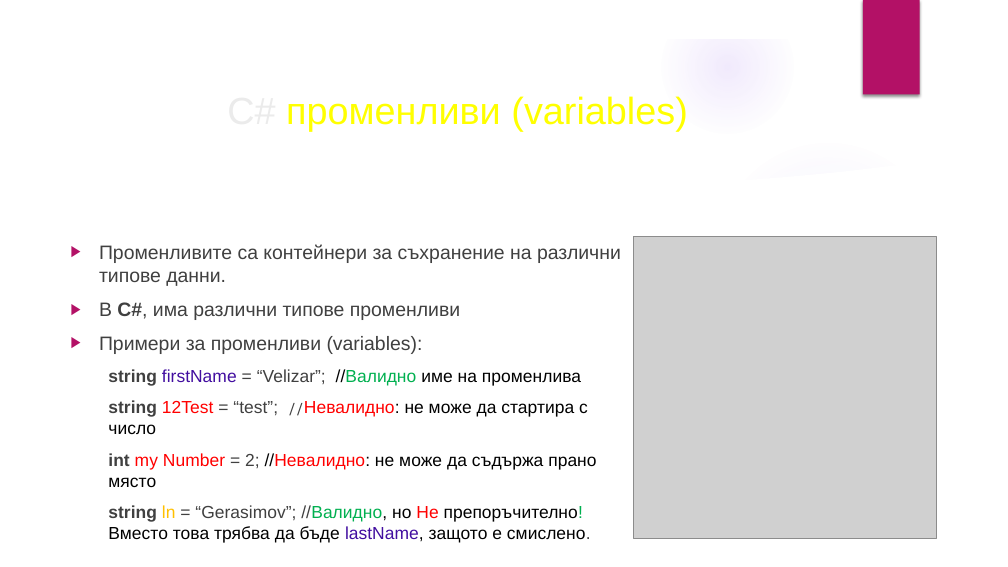
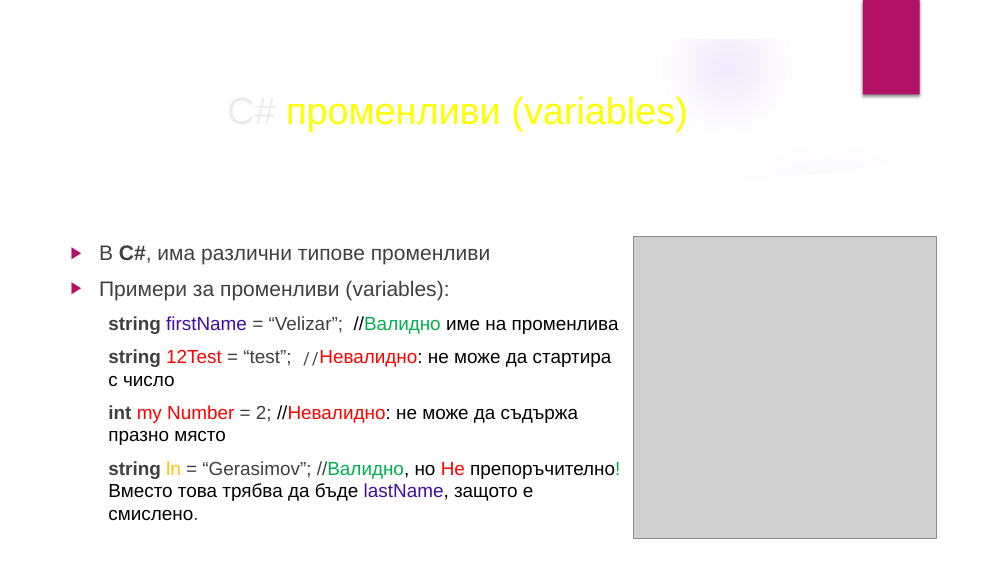
Before and after one commit to velizar92/CSharp-Programming-Presentations, a slide deck: slide 30 of C# Basics.pptx (slide 21 before the commit). Drawn at 1008x567 pixels with LibreOffice and Linux fonts; fonts in the diff are those of the drawing; grey boxes stand for pictures; background and template pictures are left out. Boxes give left, top, right and bottom in pixels: in the first picture for what was removed or moved away, otherwise in the second. Text is boxed around its words. In the diff, an @@ line names an element or a change of style, - is before the commit and + after.

```diff
--- a/C# Basics.pptx
+++ b/C# Basics.pptx
@@ text at [99,244,621,286]: paragraph removed @@
-▶ Променливите са контейнери за съхранение на различни типове данни.
@@ text at [99,245,620,520]: size 18.5 to 20 pt in "В C#, има различни типове променливи", "Примери за променливи (variables):"; size 16.6 to 18 pt in "string firstName = “Velizar”; //Валидно име на ...", "string 12Test = “test”; //Невалидно: не може ...", "string ln = “Gerasimov”; //Валидно, но Не ..."; size 14.8 to 16 pt in "//Невалидно:" @@
@@ text at [108,405,578,445]: text changed; size 16.6 to 18 pt @@
-  int my Number = 2; //Невалидно: не може да съдържа прано място
+  int my Number = 2; //Невалидно: не може да съдържа празно място
```
Also in this commit, not shown: 7 other slides changed, 16 slides added, 2 slides removed.
